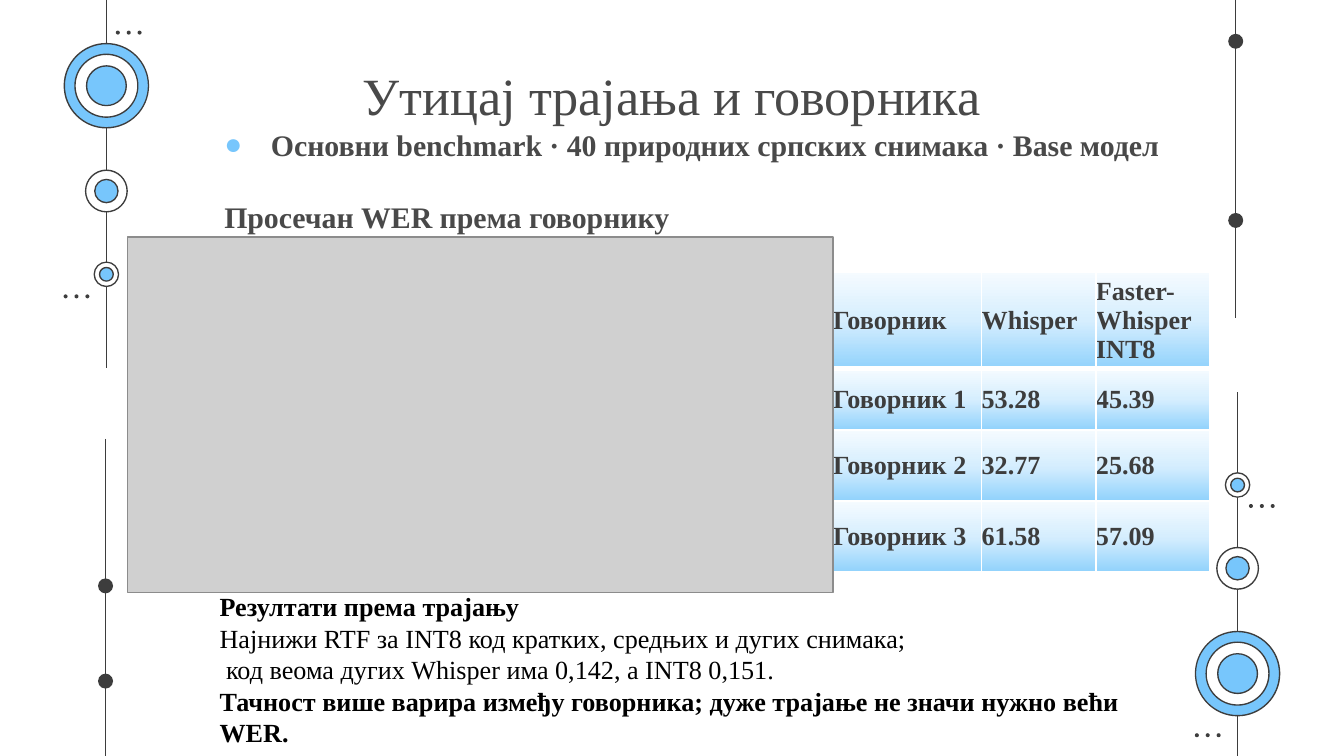
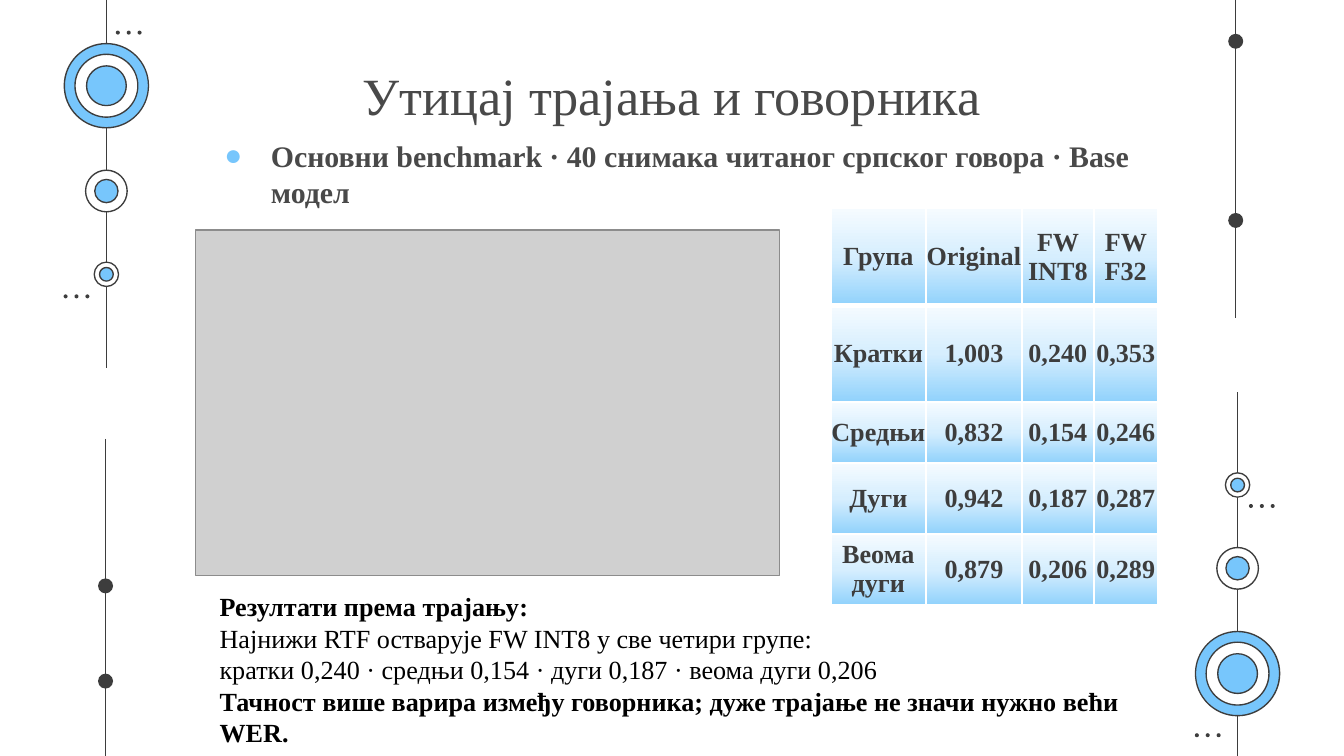
Before and after one commit to Sajko01/serbian-whisper-asr-optimization, a slide deck: slide 21 of docs/2120_Aleksandar_Jovanovic_Master_Rad.pptx. Drawn at 1344x756 pixels with LibreOffice and Linux fonts; fonts in the diff are those of the drawing; grey boxes stand for pictures. Boxes give left, top, right and bottom in pixels: in the first picture for what was removed or moved away, otherwise in the second. Text is boxed around its words. In the diff, an @@ line names an element or a change of style, - is before the commit and + after.

```diff
--- a/docs/2120_Aleksandar_Jovanovic_Master_Rad.pptx
+++ b/docs/2120_Aleksandar_Jovanovic_Master_Rad.pptx
@@ text at (271, 146, 1129, 208): text changed @@
-● Основни benchmark · 40 природних српских снимака · Base модел
-Просечан WER према говорнику
+● Основни benchmark · 40 снимака читаног српског говора · Base модел
@@ table added at (831, 208, 1157, 605), 5 rows, 4 columns @@
+Група | Original | FW INT8 | FW F32
+Кратки | 1,003 | 0,240 | 0,353
+Средњи | 0,832 | 0,154 | 0,246
+Дуги | 0,942 | 0,187 | 0,287
+Веома дуги | 0,879 | 0,206 | 0,289
@@ picture: place and size @@
-picture at (128, 237, 833, 591)
+picture at (196, 230, 781, 575)
@@ table removed at (833, 271, 1211, 571), 4 rows, 3 columns @@
-Говорник | Whisper | Faster-Whisper INT8
-Говорник 1 | 53.28 | 45.39
-Говорник 2 | 32.77 | 25.68
-Говорник 3 | 61.58 | 57.09
@@ text at (220, 598, 877, 685): text changed @@
-Резултати према трајању
-Најнижи RTF за INT8 код кратких, средњих и дугих снимака;
-код веома дугих Whisper има 0,142, а INT8 0,151.
+Резултати према трајању:
+Најнижи RTF остварује FW INT8 у све четири групе:
+кратки 0,240 · средњи 0,154 · дуги 0,187 · веома дуги 0,206
```
Also in this commit, not shown: 24 other slides changed, 3 slides added, 10 other files.
